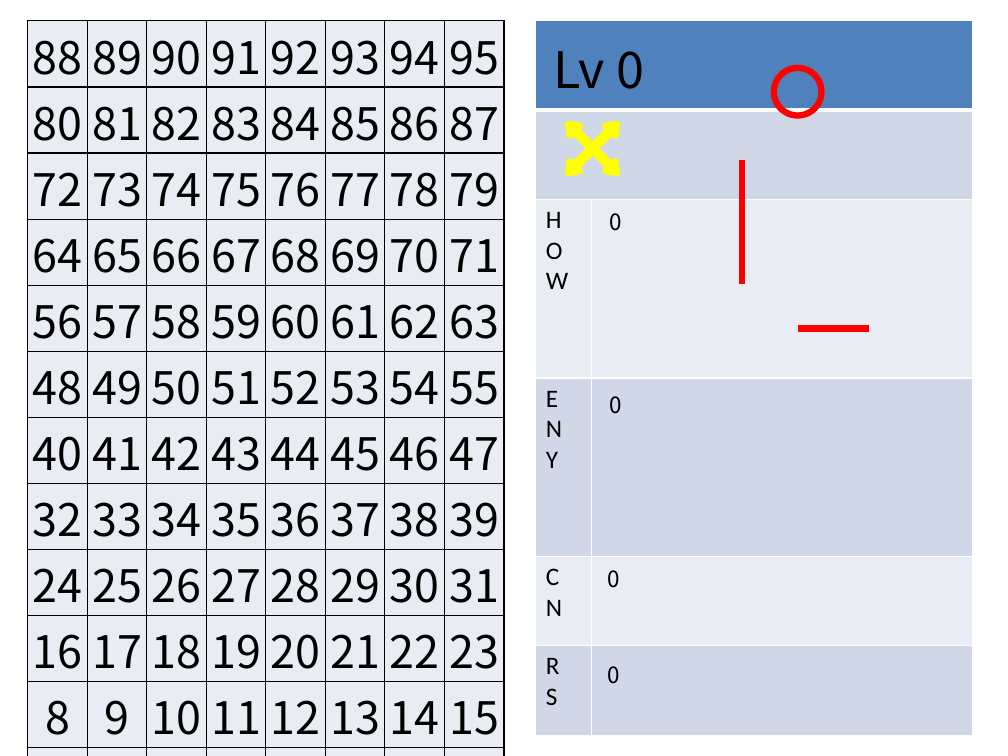
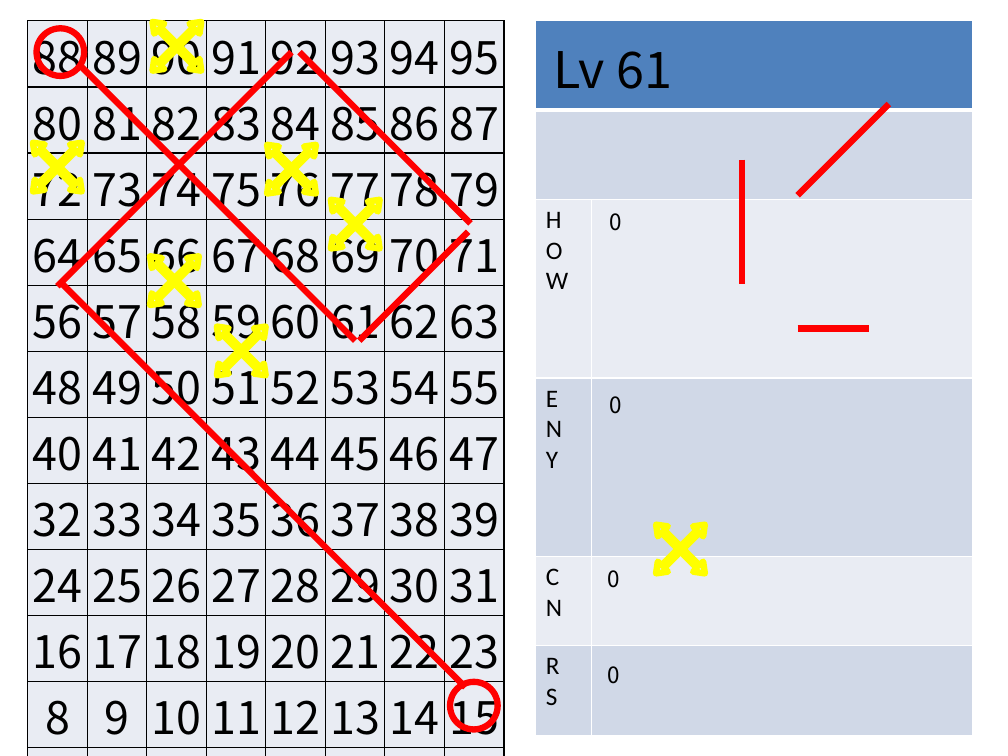
Before and after one commit to Crasader/ColorDefence, a slide deck: slide 65 of LEVELS.pptx (slide 66 before the commit). Drawn at 1008x756 pixels with LibreOffice and Linux fonts; fonts in the diff are those of the drawing. Boxes give left, top, right and bottom in pixels: in the first picture for what was removed or moved away, otherwise in the second. Text is boxed around its words. In the diff, an @@ line names an element or a change of style, - is before the commit and + after.

```diff
--- a/LEVELS.pptx
+++ b/LEVELS.pptx
@@ ellipse added at (36, 28, 84, 76), outline #FF0000 4.5 pt @@
@@ quad arrow added at (128, 0, 226, 96), outline #FFFF00 4.5 pt @@
@@ line added from (291, 52) to (57, 286), #FF0000 4.5 pt @@
@@ line added from (471, 224) to (299, 52), #FF0000 4.5 pt @@
@@ text at (554, 51, 672, 89): text changed @@
-Lv 0
+Lv 61
@@ line added from (355, 341) to (82, 67), #FF0000 4.5 pt @@
@@ quad arrow added at (9, 119, 107, 217), outline #FFFF00 4.5 pt @@
@@ line added from (797, 196) to (889, 104), #FF0000 4.5 pt @@
@@ quad arrow added at (243, 121, 341, 219), outline #FFFF00 4.5 pt @@
@@ quad arrow added at (306, 175, 405, 273), outline #FFFF00 4.5 pt @@
@@ quad arrow added at (126, 232, 224, 330), outline #FFFF00 4.5 pt @@
@@ line added from (468, 232) to (359, 341), #FF0000 4.5 pt @@
@@ line added from (466, 687) to (60, 282), #FF0000 4.5 pt @@
@@ quad arrow added at (192, 302, 291, 400), outline #FFFF00 4.5 pt @@
@@ quad arrow: place and size @@
-quad arrow at (544, 99, 642, 198)
+quad arrow at (632, 500, 730, 598)
@@ ellipse at (450, 681, 497, 729): rotation 0 to 180 degrees @@
```
Also in this commit, not shown: 6 other slides changed, 21 slides added, 3 other files.
